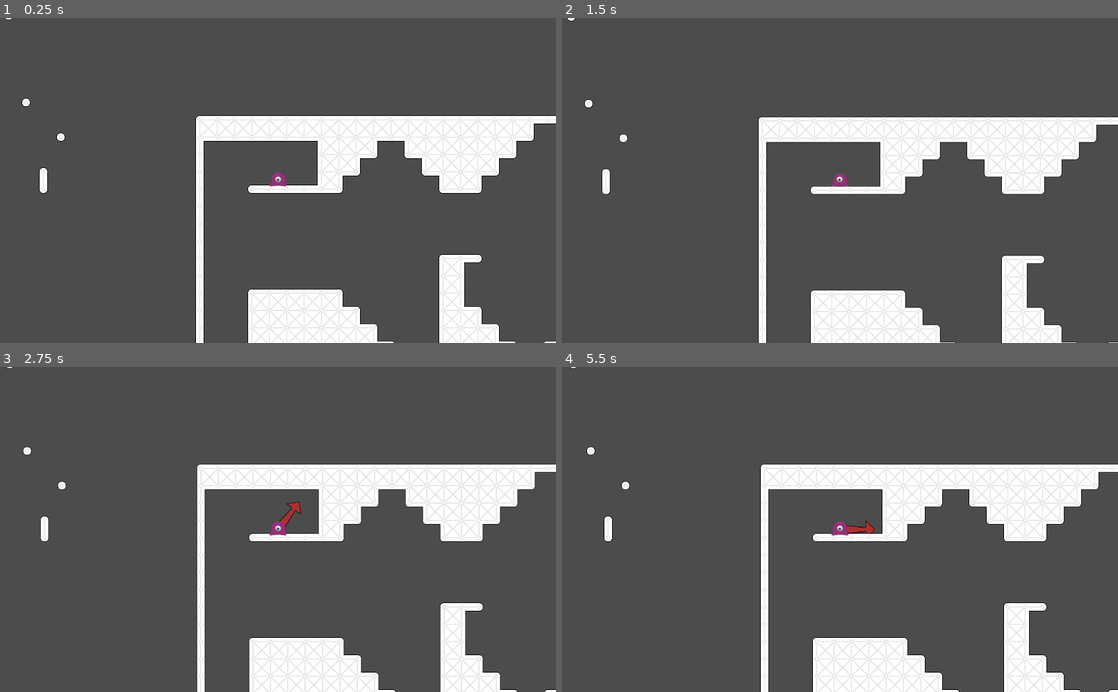
Above: before the commit, frames 1-4 (two rows, left to right).
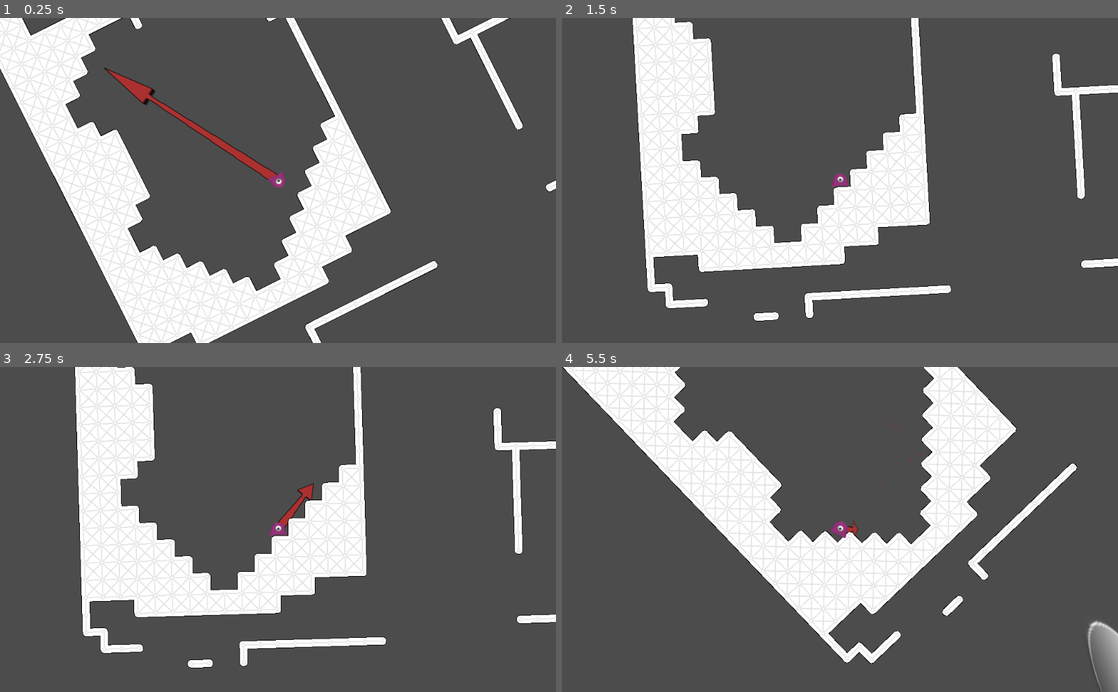
Above: after the commit, the same moments.

Repository: vinpogo/gd_Blob
Game: Godot game, scene res://World.tscn
The game is run twice, just before and just after one commit, with the same random seed, the same clock (stepped at 60 frames per second) and the same inputs.
Inputs (mouse positions are in pixels of both pictures, inside the frame that each line leads up to):
- Up to frame 1 (0.25 s): no input
- Up to frame 2 (1.5 s): move the mouse to (962, 164) at 0.52 s; press the mouse at (962, 164) at 0.53 s; move the mouse to (728, 196) at 1.27 s; release the mouse at (728, 196) at 1.28 s; click (728, 196) at 1.35 s
- Up to frame 3 (2.75 s): click (166, 545) at 1.52 s; click (166, 545) at 1.82 s; move the mouse to (333, 458) at 2.02 s; press the mouse at (333, 458) at 2.03 s
- Up to frame 4 (5.5 s): move the mouse to (812, 594) at 2.77 s; release the mouse at (812, 594) at 2.78 s; click (812, 594) at 2.85 s; click (812, 594) at 3.02 s; click (812, 594) at 3.32 s; move the mouse to (1006, 578) at 3.52 s; press the mouse at (1006, 578) at 3.53 s; move the mouse to (673, 480) at 4.27 s; release the mouse at (673, 480) at 4.28 s; click (673, 480) at 4.35 s; click (673, 480) at 4.52 s; click (673, 480) at 4.82 s; move the mouse to (867, 529) at 5.02 s; press the mouse at (867, 529) at 5.03 s

The runs differ from the first frame. In frame 1, 35% of the frame differs, in the area x 0-100%, y 0-100%; in frame 2, 31%; in frame 3, 31%; in frame 4, 34%.

Commit message:
particles, falling, scale, slowmo

Diff:
--- a/MainCamera.gd
+++ b/MainCamera.gd
@@ -11,7 +11,6 @@
 
 
 func ru_set_rotation(angle):
-	print(tween.is_active())
-	tween.interpolate_property($".", "rotation", null, angle, 0.05, Tween.TRANS_LINEAR, Tween.EASE_IN)
+	tween.interpolate_property($".", "rotation", null, angle, 0.2, Tween.TRANS_LINEAR, Tween.EASE_IN)
 	if !tween.is_active():
 		tween.start()
--- a/World.tscn
+++ b/World.tscn
@@ -1,47 +1,34 @@
-[gd_scene load_steps=7 format=2]
+[gd_scene load_steps=10 format=2]
 
-[ext_resource path="res://objects/player/Player.tscn" type="PackedScene" id=1]
-[ext_resource path="res://MainCamera.gd" type="Script" id=2]
-[ext_resource path="res://test.tres" type="TileSet" id=3]
-[ext_resource path="res://TileMap.gd" type="Script" id=4]
-[ext_resource path="res://Area2D.gd" type="Script" id=5]
+[ext_resource path="res://test.tres" type="TileSet" id=1]
+[ext_resource path="res://TileMap.gd" type="Script" id=2]
+[ext_resource path="res://Area2D.gd" type="Script" id=3]
+[ext_resource path="res://objects/CircleObject.tscn" type="PackedScene" id=4]
+[ext_resource path="res://gfx/circle.png" type="Texture" id=5]
+[ext_resource path="res://objects/player/Player.tscn" type="PackedScene" id=6]
+[ext_resource path="res://MainCamera.gd" type="Script" id=7]
 
 [sub_resource type="RectangleShape2D" id=1]
 extents = Vector2( 101.573, 60.2662 )
 
+[sub_resource type="ConvexPolygonShape2D" id=2]
+
 [node name="World" type="Node2D"]
-
-[node name="Players" type="Node" parent="."]
-
-[node name="Blob" parent="Players" instance=ExtResource( 1 )]
-position = Vector2( 192.423, 220.308 )
-collision_layer = 3
-GRAVITY = 18
-JUMP_FORCE = 5.5
-JUMP_FACTOR = 0.51
-
-[node name="MainCamera" type="Camera2D" parent="Players"]
-position = Vector2( 247, 263 )
-rotating = true
-current = true
-script = ExtResource( 2 )
-
-[node name="Tween" type="Tween" parent="Players/MainCamera"]
 
 [node name="Map" type="Node" parent="."]
 
 [node name="TileMap" type="TileMap" parent="Map"]
-tile_set = ExtResource( 3 )
+tile_set = ExtResource( 1 )
 cell_size = Vector2( 32, 32 )
 cell_quadrant_size = 10
 collision_layer = 2
 format = 1
-tile_data = PoolIntArray( -2424777, 0, 4, -2424776, 0, 5, -2 …(5097 unchanged characters)… 458726, 0, 262151, -458716, 0, 196615, -458694, 0, 0, -393190, 0, 262151, -393180, 0, 262151, -262154, 0, 196615, -327654, 0, 262144, -327653, 0, 327681, -327652, 0, 327681, -327651, 0, 327681, -327650, 0, 327681, -327649, 0, 327681, -327648, 0, 7, -327644, 0, 131079, -327622, 0, 0, -196618, 0, 262151, -262120, 0, 1, -262119, 0, 327681, -262118, 0, 327687, -131082, 0, 262151, -196555, 0, 1, -196554, 0, 7, -196550, 0, 0, -65546, 0, 131079, -65488, 0, 0, 65584, 0, 0, 262135, 0, 0, 196645, 0, 196615, 26214 …(6134 unchanged characters)…
-script = ExtResource( 4 )
+tile_data = PoolIntArray( -2424777, 0, 4, -2424776, 0, 5, -2 …(5097 unchanged characters)… 458726, 0, 262151, -458716, 0, 196615, -393190, 0, 262151, -393180, 0, 262151, -262154, 0, 196615, -327654, 0, 262144, -327653, 0, 327681, -327652, 0, 327681, -327651, 0, 327681, -327650, 0, 327681, -327649, 0, 327681, -327648, 0, 7, -327644, 0, 131079, -196618, 0, 262151, -262120, 0, 1, -262119, 0, 327681, -262118, 0, 327687, -131082, 0, 262151, -65546, 0, 131079, 262135, 0, 0, 196645, 0, 196615, 26214 …(6134 unchanged characters)…
+script = ExtResource( 2 )
 
 [node name="BounceArea" type="Area2D" parent="Map"]
 position = Vector2( 802.015, 427.663 )
-script = ExtResource( 5 )
+script = ExtResource( 3 )
 __meta__ = {
 "_edit_group_": true
 }
@@ -51,15 +38,71 @@
 
 [node name="BounceArea2" type="Area2D" parent="Map"]
 position = Vector2( 365.118, 361.473 )
-script = ExtResource( 5 )
+script = ExtResource( 3 )
 __meta__ = {
 "_edit_group_": true
 }
 
 [node name="CollisionShape2D" type="CollisionShape2D" parent="Map/BounceArea2"]
+position = Vector2( -2.33264, 3.49905 )
 shape = SubResource( 1 )
-[connection signal="switchGravity" from="Players/Blob" to="Players/MainCamera/Tween" method="_on_Blob_switchGravity"]
-[connection signal="switchGravity" from="Players/Blob" to="Players/MainCamera" method="_on_Blob_switchGravity"]
+
+[node name="CircleObject" parent="Map" instance=ExtResource( 4 )]
+position = Vector2( 2024.89, 406.843 )
+
+[node name="CircleObject2" parent="Map" instance=ExtResource( 4 )]
+position = Vector2( 2237.51, 148.215 )
+
+[node name="CircleObject3" parent="Map" instance=ExtResource( 4 )]
+position = Vector2( 1869.66, 314.99 )
+rotation = 2.11185
+
+[node name="CircleObject6" parent="Map" instance=ExtResource( 4 )]
+position = Vector2( 2168.58, 334.538 )
+rotation = 2.11185
+
+[node name="CircleObject7" parent="Map" instance=ExtResource( 4 )]
+position = Vector2( 1911.2, -7.55548 )
+rotation = 2.11185
+
+[node name="CircleObject8" parent="Map" instance=ExtResource( 4 )]
+position = Vector2( 2104.23, -29.5472 )
+rotation = 2.11185
+
+[node name="CircleObject9" parent="Map" instance=ExtResource( 4 )]
+position = Vector2( 2341.26, 336.981 )
+rotation = 2.11185
+
+[node name="CircleObject4" parent="Map" instance=ExtResource( 4 )]
+position = Vector2( 175.609, 364.035 )
+
+[node name="CircleObject5" type="StaticBody2D" parent="Map"]
+position = Vector2( 1717.08, 359.243 )
+rotation = 0.261799
+scale = Vector2( 4.89, 1 )
+
+[node name="Sprite" type="Sprite" parent="Map/CircleObject5"]
+texture = ExtResource( 5 )
+
+[node name="CollisionShape2D" type="CollisionShape2D" parent="Map/CircleObject5"]
+scale = Vector2( 1, 7.659 )
+shape = SubResource( 2 )
+
+[node name="Players" type="Node2D" parent="."]
+position = Vector2( 896.109, 298.034 )
+
+[node name="Blob" parent="Players" instance=ExtResource( 6 )]
+collision_layer = 3
+GRAVITY = 18
+JUMP_FORCE = 5.5
+JUMP_FACTOR = 0.51
+
+[node name="MainCamera" type="Camera2D" parent="Players"]
+rotating = true
+current = true
+script = ExtResource( 7 )
+
+[node name="Tween" type="Tween" parent="Players/MainCamera"]
 [connection signal="body_entered" from="Map/BounceArea" to="Map/BounceArea" method="_on_BounceArea_body_entered"]
 [connection signal="body_exited" from="Map/BounceArea" to="Map/BounceArea" method="_on_BounceArea_body_exited"]
 [connection signal="bounce" from="Map/BounceArea" to="Players/Blob" method="_on_BounceArea_bounce"]
@@ -68,3 +111,5 @@
 [connection signal="body_exited" from="Map/BounceArea2" to="Map/BounceArea2" method="_on_BounceArea_body_exited"]
 [connection signal="bounce" from="Map/BounceArea2" to="Players/Blob" method="_on_BounceArea_bounce"]
 [connection signal="stopBounce" from="Map/BounceArea2" to="Players/Blob" method="_on_BounceArea_stopBounce"]
+[connection signal="switchGravity" from="Players/Blob" to="Players/MainCamera/Tween" method="_on_Blob_switchGravity"]
+[connection signal="switchGravity" from="Players/Blob" to="Players/MainCamera" method="_on_Blob_switchGravity"]
--- a/objects/player/Arrow.gd
+++ b/objects/player/Arrow.gd
@@ -3,35 +3,49 @@
 signal jump
 
 var isAiming = false
-
+onready var blob = $".."
 func _ready():
 	visible = false
 
 func _process(delta):
-	if Input.is_action_just_released("jump"):
+	set_scale(Vector2((get_global_mouse_position() - global_position).length()/100, 1))
+	if !canAim():
 		stopAim()
-		if $"..".canJump():
-			jump()
+	else:
+		startAim()
 
-	if Input.is_action_pressed("jump") && canAim():
-		startAim()
+	if Input.is_action_just_released("jump") && blob.canJump() && isAiming:
+		jump()
+	if Input.is_action_just_pressed("jump") && blob.canJump():
+		emit_signal("aim")
+
 	if isAiming:
 		rotation = ru_rotation()
 
 func ru_rotation():
-	return (get_global_mouse_position() - global_position).angle() - $"..".rotation
+	return (get_global_mouse_position() - global_position).angle() - blob.rotation
 func canAim():
-	if (get_global_mouse_position() - global_position).normalized().dot($"..".gravity_dir.normalized()) > 0:
-		return false
-	return true
+	var gravity = blob.gravity_dir
+	var projection = (get_global_mouse_position()-global_position).project(gravity)
+
+
+	print( projection.dot(gravity))
+	if !blob.onFloor :
+		return true
+	if blob.onFloor && projection.dot(gravity) < 0:
+		return true
+	return false
 func startAim():
-	if $"..".canJump():
 		visible = true
 		isAiming = true
-		emit_signal("aim")
 func stopAim():
-	if isAiming:
 		visible = false
 		isAiming = false
 func jump():
 	emit_signal("jump")
+
+func crossProduct(vec1, vec2):
+
+	var a = vec1.normalized()
+	var b = vec2.normalized()
+	return a.x * b.y - a.y * b.x
--- a/objects/player/Player.gd
+++ b/objects/player/Player.gd
@@ -5,14 +5,14 @@
 export var JUMP_FACTOR = 0.5
 export var MAX_JUMPS = 3
 
-var onFloor = true
+var onFloor = false
 var toBounce = false
 var isAiming = false
 
 var jump_direction = Vector2()
 var jump_count = 0
 var velocity = Vector2(0,0)
-var gravity_dir = Vector2(0,1)
+var gravity_dir = Vector2(1,0)
 
 var newCollide
 var oldCollide
@@ -33,7 +33,7 @@
 func thirdJump(dir):
 	onFloor = false
 	jump_count += 1
-	if dir.normalized().dot(gravity_dir.normalized()) > 0:
+	if dir.normalized().cross(gravity_dir.normalized()) > 0:
 		velocity += dir.normalized() * JUMP_FORCE
 	else:
 		velocity = dir.normalized() * JUMP_FORCE * 1.5
@@ -55,19 +55,19 @@
 func jumpHandler():
 	if is_touching() && jump_count == 0:
 		$AnimatedSprite.play("ground-jump")
-		jump_direction = get_global_mouse_position() - position
+		jump_direction = get_global_mouse_position() - global_position
 		firstJump(jump_direction)
 		return
 	if!is_touching():
 		if jump_count == 1:
 			$AnimatedSprite.play("jump")
-			jump_direction = get_global_mouse_position() - position
+			jump_direction = get_global_mouse_position() - global_position
 			secondJump(jump_direction)
 			return
 
 		elif jump_count == 2:
 			$AnimatedSprite.play("final-jump")
-			jump_direction = get_global_mouse_position() - position
+			jump_direction = get_global_mouse_position() - global_position
 			thirdJump(jump_direction)
 			return
 
@@ -78,12 +78,15 @@
 		return 1
 
 func is_falling_down():
-	return velocity.normalized().dot(gravity_dir.normalized()) > 0
+	return velocity.project(gravity_dir).dot(gravity_dir) > 0
 
 func _process(delta):
-	velocity += (gravity_dir * GRAVITY) * delta
+
+	if onFloor:
+		$"../MainCamera/Tween".stop_all()
 
 	if !onFloor:
+		velocity += (gravity_dir * GRAVITY) * delta
 		if isAiming:
 			rotation = (get_global_mouse_position() - global_position).angle()
 		else:
@@ -114,6 +117,7 @@
 	gravity_dir = -newCollide.normal
 	rotation = (-gravity_dir).angle()
 
+
 func ru_position():
 	return self.position
 
--- a/objects/player/Player.tscn
+++ b/objects/player/Player.tscn
@@ -74,7 +74,18 @@
 "speed": 40.0
 } ]
 
-[node name="RigidBody2D" type="KinematicBody2D"]
+[sub_resource type="ParticlesMaterial" id=3]
+flag_disable_z = true
+spread = 0.0
+orbit_velocity = 0.0
+orbit_velocity_random = 0.0
+scale = 3.0
+scale_random = 1.0
+color = Color( 0.541176, 0.117647, 0.490196, 1 )
+hue_variation = 0.01
+hue_variation_random = 1.0
+
+[node name="Blob" type="KinematicBody2D"]
 script = ExtResource( 1 )
 
 [node name="CollisionShape2D" type="CollisionShape2D" parent="."]
@@ -87,12 +98,21 @@
 z_index = 1
 frames = SubResource( 2 )
 animation = "idle"
-frame = 15
+frame = 10
 playing = true
 
 [node name="Arrow" type="Sprite" parent="."]
 texture = ExtResource( 45 )
 offset = Vector2( 32, 0 )
 script = ExtResource( 46 )
+
+[node name="Particles2D" type="Particles2D" parent="."]
+amount = 202
+lifetime = 3.1
+speed_scale = 0.3
+randomness = 1.0
+fixed_fps = 24
+local_coords = false
+process_material = SubResource( 3 )
 [connection signal="aim" from="Arrow" to="." method="_on_Arrow_aim"]
 [connection signal="jump" from="Arrow" to="." method="_on_Arrow_jump"]
Not shown: 1 places in objects/player/Player.tscn that only renumber resources
